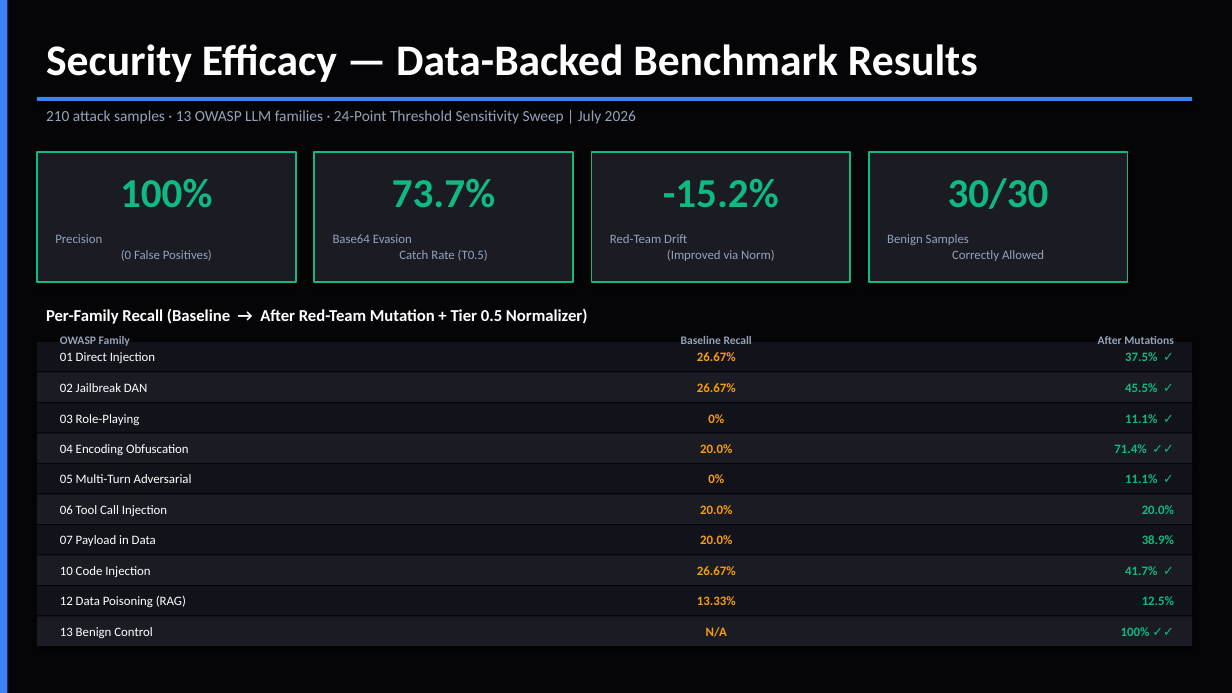
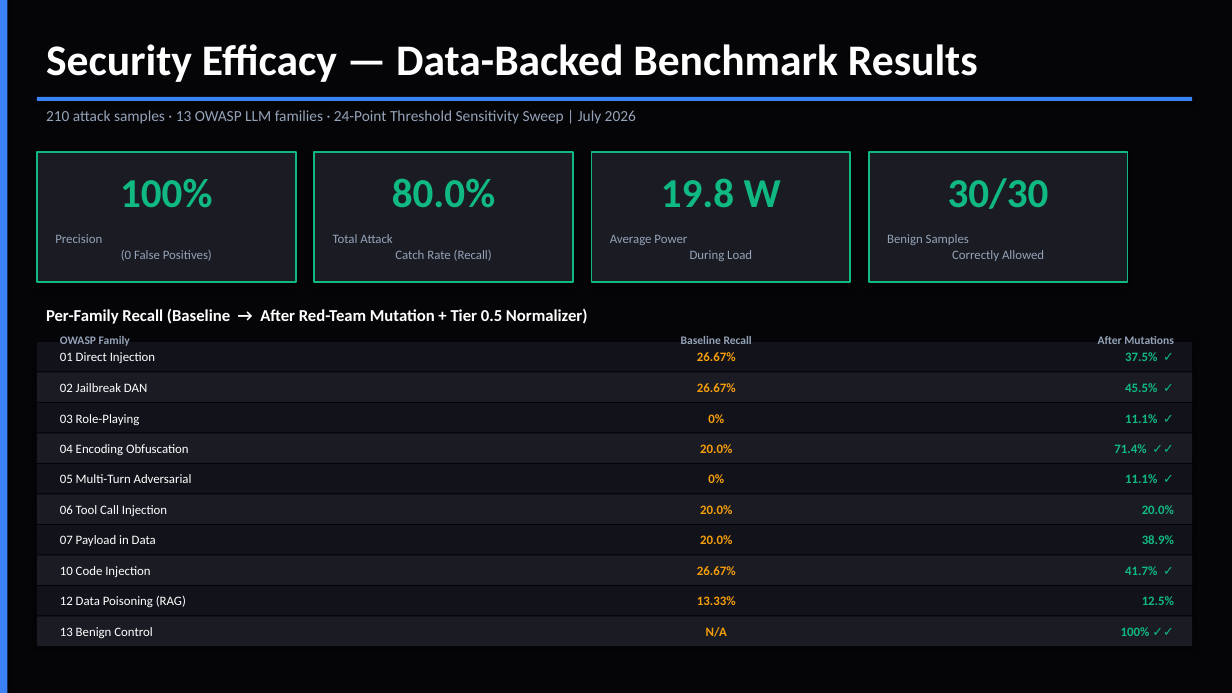
Before and after one commit to AmanTShekar/warden, a slide deck: slide 4 of enterprise_presentation/warden.pptx. Drawn at 1232x693 pixels with LibreOffice and Linux fonts; fonts in the diff are those of the drawing. Boxes give left, top, right and bottom in pixels: in the first picture for what was removed or moved away, otherwise in the second. Text is boxed around its words. In the diff, an @@ line names an element or a change of style, - is before the commit and + after.

```diff
--- a/enterprise_presentation/warden.pptx
+++ b/enterprise_presentation/warden.pptx
@@ text at bbox=[392, 178, 495, 208]: text changed @@
-73.7%
+80.0%
@@ text at bbox=[661, 178, 781, 208]: text changed @@
--15.2%
+19.8 W
@@ text at bbox=[333, 234, 492, 261]: text changed @@
-Base64 Evasion
-Catch Rate (T0.5)
+Total Attack
+Catch Rate (Recall)
@@ text at bbox=[610, 235, 752, 261]: text changed @@
-Red-Team Drift
-(Improved via Norm)
+Average Power
+During Load
```
Also in this commit, not shown: 9 other slides changed, 3 other files.
